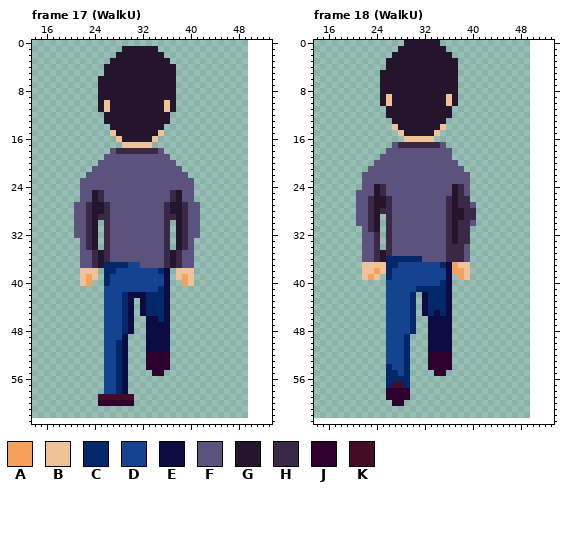
Two states of a pixel-art file, src/game/assets/images/characters/hank/hank.aseprite. The picture above is the old version.
36x64 pixels, 27 frames. Colours within 5 levels of each other are drawn and written as one. Shown: frame 17 (WalkU): x 14..53, y 0..63; frame 18 (WalkU): x 14..53, y 0..63. The old version is drawn lined up with the new one, on the new canvas. The commit also changed other frames, which this record leaves out.
Palette (. is transparent): A #f5a15d  B #f0c297  C #032769  D #144491  E #0c0b42  F #5b537d  G #24142c  H #392946  J #2d002e  K #450c28
Pixels before, frame 17 (WalkU) (only the part around the change), first column x 14:
 0 ....................................
 1 ...............GGGGGG...............
 2 ..............GGGGGGGG..............
 3 .............GGGGGGGGGG.............
 4 ............GGGGGGGGGGGG............
 5 ............GGGGGGGGGGGG............
 6 ...........GGGGGGGGGGGGG............
 7 ...........GGGGGGGGGGGGG............
 8 ...........GGGGGGGGGGGGG............
 9 ...........GGGGGGGGGGGGG............
10 ...........GBGGGGGGGGGBG............
11 ...........GBGGGGGGGGGBG............
12 ............GGGGGGGGGGG.............
13 ............GGGGGGGGGGG.............
14 .............GGGGGGGGG..............
15 .............BGGGGGGGB..............
16 ..............BGGGGGB...............
17 ...............BBBBB................
18 .............FHHHHHHHF..............
19 ............FFFFFFFFFFF.............
20 ...........FFFFFFFFFFFFF............
21 ..........FFFFFFFFFFFFFFF...........
22 .........FFFFFFFFFFFFFFFFF..........
23 ........FFFFFFFFFFFFFFFFFFF.........
24 ........FFFFFFFFFFFFFFFFFFF.........
25 ........FFGHFFFFFFFFFFFHGFF.........
26 ........FFGHFFFFFFFFFFFHGFF.........
27 .......FFHGGHFFFFFFFFFHGGHFF........
28 .......FFHGGHFFFFFFFFFHGGHFF........
29 .......FFHGHHFFFFFFFFFHHGHFF........
30 .......FFHG.HFFFFFFFFFH.GHFF........
31 .......FFHG.HFFFFFFFFFH.GHFF........
32 .......FFHG.HFFFFFFFFFH.GHFF........
33 ........FHG.HFFFFFFFFFH.GHF.........
34 ........FHG.HFFFFFFFFFH.GHF.........
35 ........FFHGHFFFFFFFFFHGHFF.........
36 ........FFHGHFFFFFFFFFHGHFF.........
37 ........FFHGCCCCDDFFFFHGHFF.........
38 ........BBB.CCDDDDDDDCE.BBB.........
39 ........BAB.CDDDDDDDDDE.BAB.........
40 ........BA..CDDDDDDDDDE..AB.........
41 ............DDDDDDDDDCE.............
42 ............DDDCEEECCCE.............
43 ............DDDCE.ECCCE.............
44 ............DDDCE.ECCCE.............
45 ............DDDCE.ECCCE.............
46 ............DDDCE..EECE.............
47 ............DDDCE..EEEE.............
48 ............DDDCE..EEEE.............
49 ............DDDE...EEEE.............
50 ............DDCE...EEEE.............
51 ............DDCE...EEEE.............
52 ............DDCE...JJJJ.............
53 ............DDCE...JJJJ.............
54 ............DDCE...JJJJ.............
55 ............DDCE....JJ..............
56 ............DDCE....................
57 ............DDCE....................
58 ............DDCE....................
59 ...........KKKKKK...................
60 ...........JJJJJJ...................
61 ....................................
62 ....................................
63 ....................................
Pixels before, frame 18 (WalkU) (only the part around the change), first column x 14:
 0 ...............GGGGGG...................
 1 ..............GGGGGGGG..................
 2 .............GGGGGGGGGG.................
 3 ............GGGGGGGGGGGG................
 4 ............GGGGGGGGGGGG................
 5 ...........GGGGGGGGGGGGG................
 6 ...........GGGGGGGGGGGGG................
 7 ...........GGGGGGGGGGGGG................
 8 ...........GGGGGGGGGGGGG................
 9 ...........GBGGGGGGGGGBG................
10 ...........GBGGGGGGGGGBG................
11 ............GGGGGGGGGGG.................
12 ............GGGGGGGGGGG.................
13 .............GGGGGGGGG..................
14 .............BGGGGGGGB..................
15 ..............BGGGGGB...................
16 ...............BBBBB....................
17 .............FHHHHHHHF..................
18 ............FFFFFFFFFFF.................
19 ...........FFFFFFFFFFFF.................
20 ..........FFFFFFFFFFFFFF................
21 .........FFFFFFFFFFFFFFFF...............
22 ........FFFFFFFFFFFFFFFFFF..............
23 ........FFFFFFFFFFFFFFFFFF..............
24 ........FFGHFFFFFFFFFFFGHF..............
25 .......FFFGHFFFFFFFFFFFGHF..............
26 .......FFHGGHFFFFFFFFFHGHH..............
27 .......FFHGGHFFFFFFFFFHGHHF.............
28 .......FFHGHHFFFFFFFFFHGGHH.............
29 .......FFHG.HFFFFFFFFFHGGHH.............
30 .......FFHG.HFFFFFFFFFHGHHF.............
31 ........FHG.HFFFFFFFFFHGHH..............
32 ........FFH.HFFFFFFFFFHGHH..............
33 ........FFH.HFFFFFFFFFHGHH..............
34 ........FFH.HFFFFFFFFFHHHF..............
35 ........FFHGHFFFFFFFFFHHHF..............
36 ........FFHGCCCCCCFFFFHHHF..............
37 ........BBBBCCDDDDDDDCEABB..............
38 ........BBABCDDDDDDDDDEAAB..............
39 ........BAB.CDDDDDDDDDE.AB..............
40 ............DDDDDDDDDCE.................
41 ............DDDDDCCCCCE.................
42 ............DDDDC.ECCCE.................
43 ............DDDDC.ECCCE.................
44 ............DDDDC.ECCCE.................
45 ............DDDDC.ECECE.................
46 ............DDDDC..EEEE.................
47 ............DDDDC..EEEE.................
48 ............DDDDC..EEEE.................
49 ............DDDC...EEEE.................
50 ............DDDC...EEEE.................
51 ............DDDC...EEEE.................
52 ............DDDC...JJJJ.................
53 ............DDDC...JJJJ.................
54 ............CDDC...JJJJ.................
55 ............CCDC....JJ..................
56 ............CCCC........................
57 ............CKKC........................
58 ............JJJJ........................
59 ............JJJJ........................
60 .............JJ.........................
61 ........................................
62 ........................................
63 ........................................
New version:
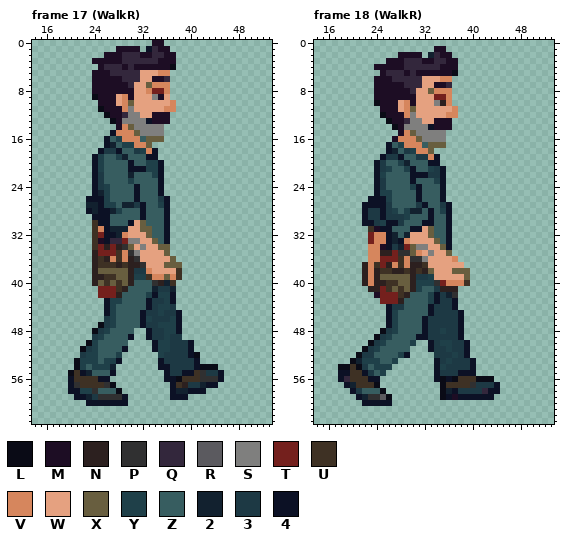
Colours new in this view: L #0a0b16  M #1d0d24  N #2c201f  P #303031  Q #33273c  R #5b5a5f  S #7f7f7e  T #74201d  U #3e3124  V #d6865d  W #e5a180  X #685e3f  Y #1f4049  Z #375d60  2 #12212f  3 #1d3944  4 #0c1125
From old to new:
canvas 36x64 -> 64x64, the old top-left corner now at 14,-1 (the part of the old canvas that was cut away was empty and is not shown)
Changed rows in their new state; - is an unchanged pixel.
Frame 17 (WalkR):
first column x 20:
 0 --------------MM----------
 1 --------MMMM.4QMM---------
 2 ------MMMQQQMMQQMM--------
 3 ----MMMMMQQQQQQMMM--------
 4 -----MQQQMQMMMMMML--------
 5 ----MMMQQQQQWWWVV.--------
 6 ----MMMMMQQQWWMMQ.--------
 7 ----MMMMMMQWWXVVV.--------
 8 ----MMMMMMMWWVTTV.--------
 9 ----LMMMWVMWWWSMW.--------
10 -----MMMWVXWWWWWWV--------
11 -----LMMMVSWWWWWVV--------
12 ------LMMQSSWWMMM---------
13 ------.LMSSSS4MMM---------
14 -------.MVXSSSSS----------
15 -------4VVVXSSSS----------
16 ------4ZYVVVZXXX----------
17 ------42ZYYVVX------------
18 -----4334ZZ3YV4.----------
19 ----4YZZY2ZZZ44..---------
20 ----4YZZZZ4ZZYY4..--------
21 ----4YZZZZ444YY4...-------
22 ---.43ZZZZ2ZZZY4....------
23 --..43ZZZZYZZZZ4.....-----
24 --..43YZZZZ4ZZZ4.....-----
25 --..42YZZZZ4ZZZ4.....-----
26 --.444YZZZZ4ZZZ34....-----
27 -..224YYZ2234ZZY4.....----
28 -..42442YZZZ4ZZZ4.....----
29 -...444ZZZZZ4ZZZ4.....----
30 -...U44ZZZ4WXZZZ4-....----
31 -...UV4222WWXXZZ4-....----
32 -...UT442VWWWXZZ4-....----
33 --..UM4QQTSSWWXZ4-...-----
34 --..UTNTNPXWSWWXX-...-----
35 --..NTTTUVPSWWWWX....-----
36 --..NUNVUVNPWWWWWX...-----
37 --..NUUUNUNNPWWWXXX..-----
38 --..NXXXXXN33VWWWWU..-----
39 --..NNUUXXNYYUVVXVU..-----
40 --..NXUXUXNZZZPN2U-..-----
41 -----TTTUNZZZZ2332--------
42 -----TTTNZZZZY4YY4--------
43 ------4YYZZZZ433Y4--------
44 ------4YZZZZZ43YY3--------
45 ------4YZZZZ433Y334-------
46 ------3YZZZZ4Y333Y4-------
47 -----L3YZZZZ433YYY4-------
48 ----L3YZZZZ--433YY4-------
49 ----3YZZZZ4--433Y33-------
50 ---LYZZZZZ---.4YY3334-----
51 --L3YZZZZ4---.4YY3334-----
52 --3YYZZZY.---..Y33334L----
53 -LYYYZYY4.---..4333334----
54 -LYZYYY2..---..4433334LLL-
55 LU42ZZZ4..----..43344UP334
56 4UUUU44...------44LUUUPPP4
57 4PUUUUPL..-------4UN33244-
58 44YYPZZZL.-------422444---
59 -4423PPPP4.------444------
60 ---4444444.---------------
Frame 18 (WalkR):
first column x 18:
 0 -----------......----------
 1 ----------......MM---------
 2 ---------.MMMM.2QMM--------
 3 --------MMMQQQMMQQMM-------
 4 ------MMMMMQQQQQQMMM-------
 5 -------MQQQMQMMMMMML-------
 6 ------MMMQQQQQWWWVV.-------
 7 ------MMMMMQQQWWMMQ.-------
 8 ------MMMMMMQWWXVVV.-------
 9 ------MMMMMMMWWWTTV.-------
10 ------LMMMWVMWWWSNV.-------
11 -------MMMWVXWWWWWWV-------
12 -------LMMMVSWWWWWVV-------
13 --------LMMQSSWWMMM--------
14 ---------LMSSSS4MMM--------
15 ----------MVXSSSSS---------
16 ---------MVVVXSSSS---------
17 --------4ZYVVVZXXX---------
18 --------42Z3YVVX...--------
19 -------4334ZZ33V4..--------
20 ------43ZZY2ZZZ44...-------
21 -----.43YZZY4ZZY34...------
22 ----..4YZZZZ444334....-----
23 ----..43ZZZZ4ZZZY4....-----
24 ----..43ZZZZY4ZZZ4....-----
25 ---...4YYZZZZ4ZZZ4....-----
26 ---..444YZZZZ4ZZZ4....-----
27 ---.44443ZZZZ34ZZ34....----
28 ---.43343YZY22Z4ZY4....----
29 ---.4334333YZZZ4ZZ4....----
30 ---.443Y443ZZZ44ZZ4....----
31 ----.UM44ZZZ44WXZZ4...-----
32 ----.TVV42Z2WWWXZZ4...-----
33 ----.TVV424VWWWWXZ4...-----
34 ----.VVM432TXSSWWX4...-----
35 ----.VVNNTPPXVWSWWX...-----
36 ----.VVTTTUVPPSWWWWV..-----
37 ----NVUTNVUVNNUWWWWWW.-----
38 ----NVNUUNNUNUNXWWWXXX-----
39 ----NVNXXXXXN33YWWWWWX-----
40 ----NVNNUUXXNYYYPTVVVU-----
41 -----NNTUXUXNYZZ3NNN-------
42 ------MTTTUNZZZY432P-------
43 -------TTTNZZZZY4334-------
44 --------433ZZZZ43334-------
45 --------4YZZZZZ433334------
46 --------4YZZZZ4333334------
47 --------4YZZZZ4333334------
48 -------L3YZZZZ433Y334------
49 ------L3YZZZZ44333334------
50 -----L3YZZZZY--43YY334-----
51 ----L3YZZZZZ---433Y334-----
52 ---L33ZZZZY4---.333Y34-----
53 --L2YYYZZY..---.43Y3334----
54 LLUL3ZYYY...---.4Y33334----
55 44UU43ZY....----4333444----
56 4QUUU44-....----4L4LUUULLL-
57 -42UUUL-....-----LUUUUP3334
58 --43ZZZL....-----L243333Q44
59 ---42PPRL...-----L4M444444-
60 ----44444..----------------
Boxes around the changes in both pictures, in picture pixels (x1, y1, x2, y2):
changed: (68, 40, 224, 406)
changed: (338, 40, 500, 406)
